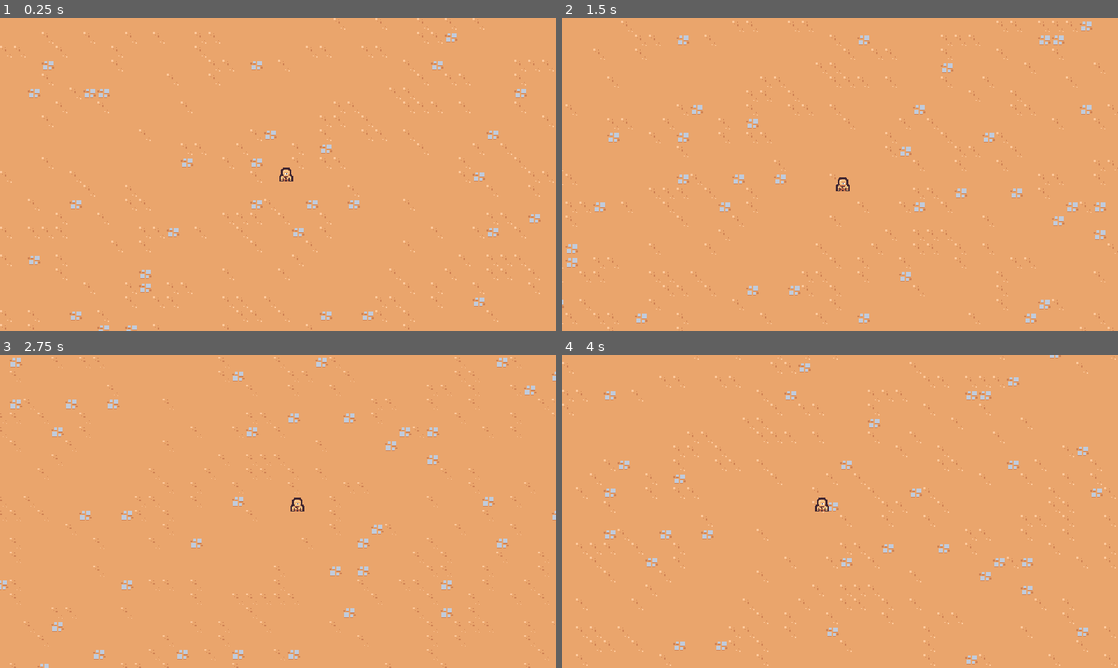
Above: before the commit, frames 1-4 (two rows, left to right).
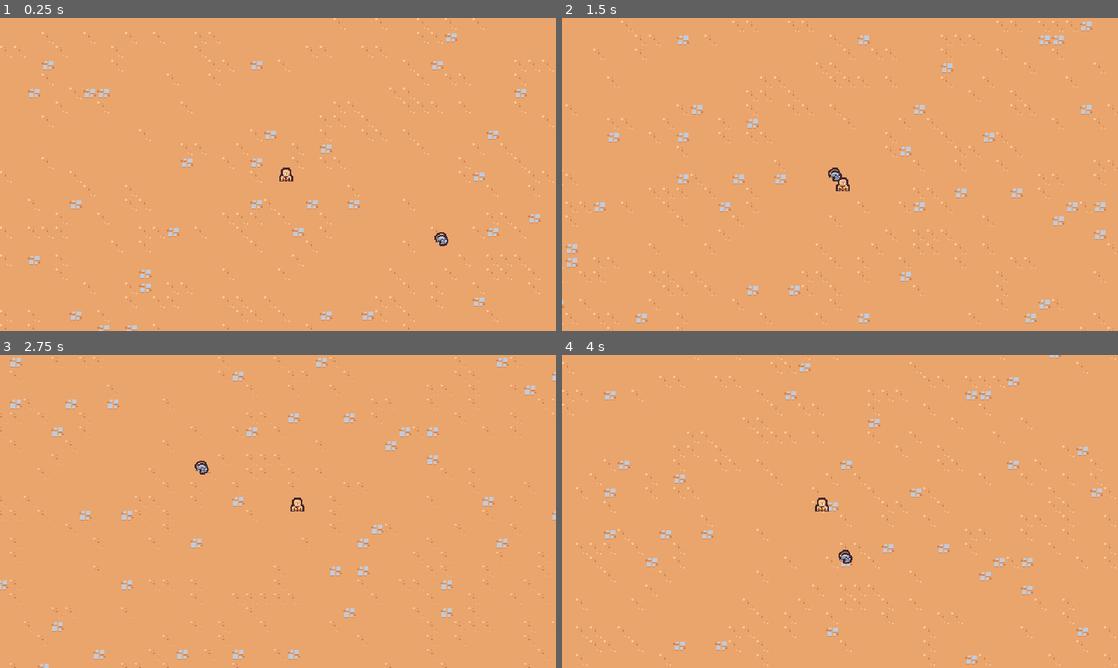
Above: after the commit, the same moments.

Repository: CullsGit/2dsurvivor
Game: Godot game, scene res://scenes/main/main.tscn
Same seed, same stepped clock (60 frames per second), same inputs: the game is played once before the commit and once after it.
Inputs:
- Up to frame 1 (0.25 s): no input
- Up to frame 2 (1.5 s): hold D (move_right) 0.53-1.28 s; hold S (move_down) from 1.28 s (still down)
- Up to frame 3 (2.75 s): release S (move_down) at 2.03 s; hold D (move_right) from 2.03 s (still down)
- Up to frame 4 (4 s): release D (move_right) at 2.78 s; hold W (move_up) 2.78-3.53 s; hold A (move_left) from 3.53 s (still down)

The runs differ from the first frame. In frame 1, less than 0.1% of the frame differs, in the area x 78-81%, y 68-73%; in frame 2, less than 0.1%; in frame 3, less than 0.1%; in frame 4, less than 0.1%, in the area x 49-53%, y 62-67%.

Commit message:
add first enemy

Diff:
--- /dev/null
+++ b/scenes/basic_enemy/basic_enemy.gd
@@ -0,0 +1,21 @@
+extends CharacterBody2D
+
+const MAX_SPEED = 75
+
+# Called when the node enters the scene tree for the first time.
+func _ready() -> void:
+	pass # Replace with function body.
+
+
+# Called every frame. 'delta' is the elapsed time since the previous frame.
+func _process(delta: float) -> void:
+	var direction = get_direction_to_player()
+	velocity = direction * MAX_SPEED
+	move_and_slide()
+
+
+func get_direction_to_player():
+	var player_node = get_tree().get_first_node_in_group('player') as Node2D
+	if player_node != null:
+		return (player_node.global_position - global_position).normalized()
+	return Vector2.ZERO
--- /dev/null
+++ b/scenes/basic_enemy/basic_enemy.tscn
@@ -0,0 +1,19 @@
+[gd_scene load_steps=4 format=3 uid="uid://bckqmodbec1rq"]
+
+[ext_resource type="Texture2D" uid="uid://ba4158uvp2usg" path="res://scenes/basic_enemy/basic_enemy.png" id="1_fng3e"]
+[ext_resource type="Script" uid="uid://by0jsdm1grdpw" path="res://scenes/basic_enemy/basic_enemy.gd" id="1_gxg7h"]
+
+[sub_resource type="CircleShape2D" id="CircleShape2D_gxg7h"]
+radius = 5.0
+
+[node name="BasicEnemy" type="CharacterBody2D"]
+collision_layer = 0
+script = ExtResource("1_gxg7h")
+
+[node name="Sprite2D" type="Sprite2D" parent="."]
+texture = ExtResource("1_fng3e")
+offset = Vector2(0, -4)
+
+[node name="CollisionShape2D" type="CollisionShape2D" parent="."]
+position = Vector2(0, -5)
+shape = SubResource("CircleShape2D_gxg7h")
--- a/game_camera/game_camera.tscn
+++ b/scenes/game_camera/game_camera.tscn
@@ -1,6 +1,6 @@
 [gd_scene load_steps=2 format=3 uid="uid://mlpxhrevml3h"]
 
-[ext_resource type="Script" uid="uid://1ycgmegus0ka" path="res://game_camera/game_camera.gd" id="1_foe1c"]
+[ext_resource type="Script" uid="uid://1ycgmegus0ka" path="res://scenes/game_camera/game_camera.gd" id="1_foe1c"]
 
 [node name="GameCamera" type="Camera2D"]
 script = ExtResource("1_foe1c")
--- a/scenes/main/main.tscn
+++ b/scenes/main/main.tscn
@@ -1,8 +1,9 @@
-[gd_scene load_steps=4 format=4 uid="uid://wxybdpq5v7ng"]
+[gd_scene load_steps=5 format=4 uid="uid://wxybdpq5v7ng"]
 
 [ext_resource type="PackedScene" uid="uid://c0rnuwnywvr7p" path="res://scenes/player/player.tscn" id="1_hyk8p"]
 [ext_resource type="TileSet" uid="uid://brkx5lw56oscp" path="res://resources/tileset.tres" id="1_iuonh"]
-[ext_resource type="PackedScene" uid="uid://mlpxhrevml3h" path="res://game_camera/game_camera.tscn" id="1_k2fmo"]
+[ext_resource type="PackedScene" uid="uid://mlpxhrevml3h" path="res://scenes/game_camera/game_camera.tscn" id="1_k2fmo"]
+[ext_resource type="PackedScene" uid="uid://bckqmodbec1rq" path="res://scenes/basic_enemy/basic_enemy.tscn" id="4_l3cfh"]
 
 [node name="Main" type="Node"]
 
@@ -14,3 +15,6 @@
 
 [node name="Player" parent="." instance=ExtResource("1_hyk8p")]
 position = Vector2(106, 94)
+
+[node name="BasicEnemy" parent="." instance=ExtResource("4_l3cfh")]
+position = Vector2(303, 171)
--- a/scenes/player/player.tscn
+++ b/scenes/player/player.tscn
@@ -7,6 +7,7 @@
 radius = 5.0
 
 [node name="Player" type="CharacterBody2D" groups=["player"]]
+collision_layer = 0
 script = ExtResource("1_dovo2")
 
 [node name="Sprite2D" type="Sprite2D" parent="."]
Not shown, added: scenes/basic_enemy/basic_enemy.gd.uid
Binary file added: scenes/basic_enemy/basic_enemy.png
Not shown, added: scenes/basic_enemy/basic_enemy.png.import
Renamed: game_camera/game_camera.gd -> scenes/game_camera/game_camera.gd
Renamed: game_camera/game_camera.gd.uid -> scenes/game_camera/game_camera.gd.uid
